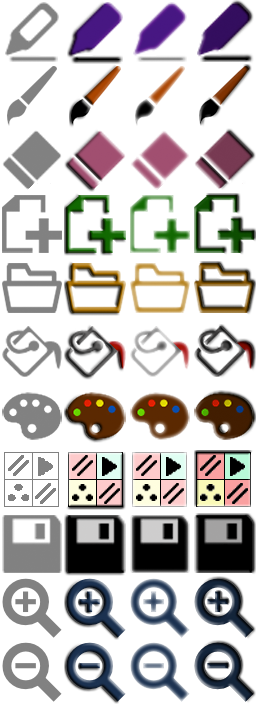
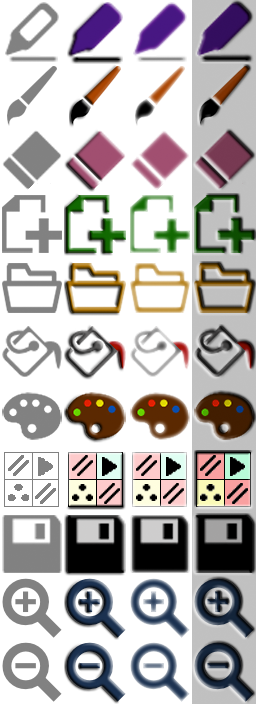
Layered file, before and after one edit (256 × 704). Changes by layer:
painted on "zoom_out" over 192, 640, 256, 704
painted on "zoom_in" over 192, 576, 256, 640
painted on "save" over 192, 512, 256, 576
renamed "Layer 5" to "pattern", moved it above "palette", painted on it over 192, 448, 256, 512
painted on "palette" over 192, 384, 256, 448
painted on "paint_bucket" over 192, 320, 256, 384
painted on "open" over 192, 256, 256, 320
painted on "new" over 192, 192, 256, 256
moved "Layer 2" above "eraser", painted on it over 192, 128, 256, 512
painted on "brush" over 192, 64, 256, 128
painted on "backstitch" over 192, 0, 256, 64
